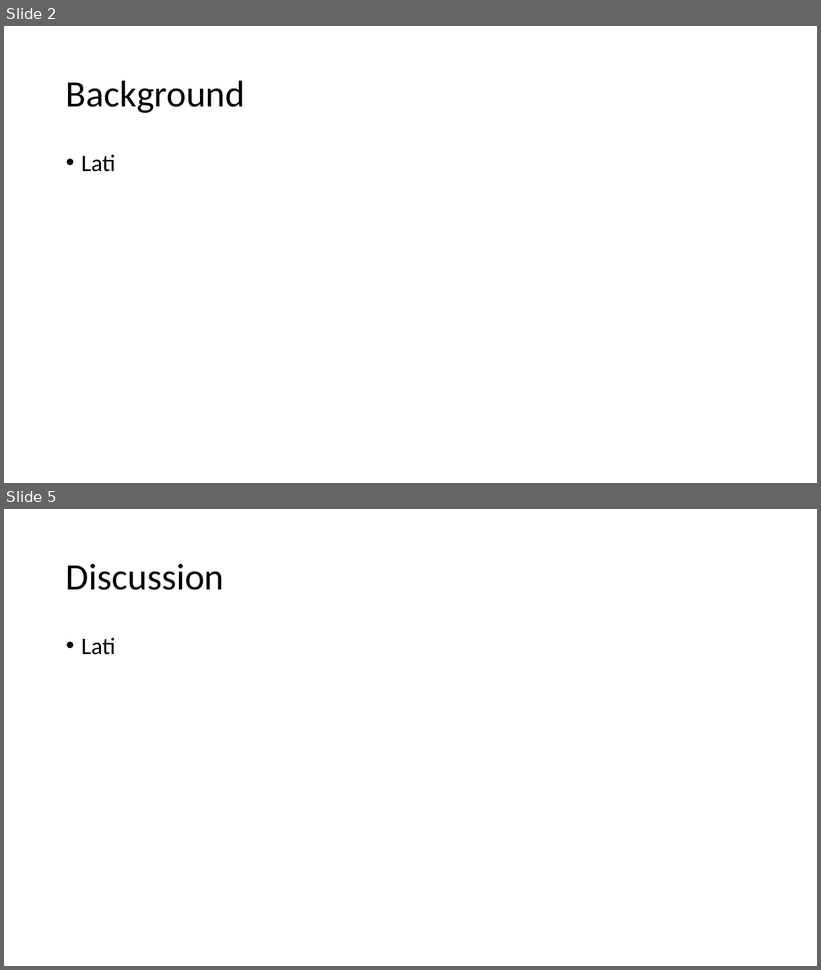
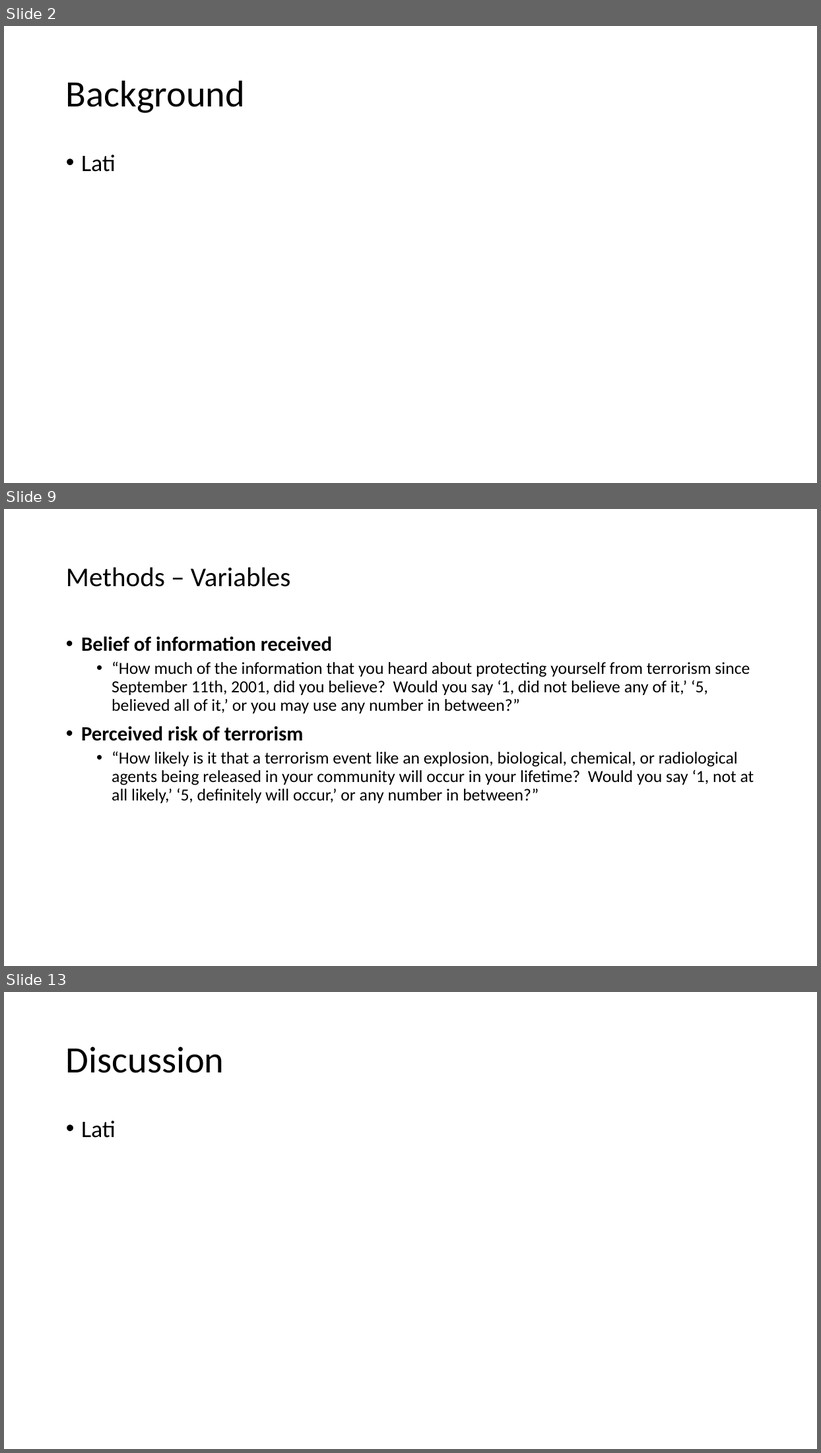
Before and after one commit to ska247/ADA-Final-Project, a slide deck: ADA Presentation.pptx. Shown one above the other, each under a label of ours: slides 2 and 5 before the commit, slides 2, 9 and 13 after it; the slides between them are not shown. The pictures are 821x970 and 821x1453 pixels, drawn with LibreOffice and Linux fonts; fonts in the diff are those of the drawing. Boxes give left, top, right and bottom in pixels: in the first picture for what was removed or moved away, otherwise in the second. Text is boxed around its words. In the diff, an @@ line names an element or a change of style, - is before the commit and + after.

```diff
--- a/ADA Presentation.pptx
+++ b/ADA Presentation.pptx
@@ slide 9 added at [4, 509, 817, 966], background #FFFFFF @@
@@ title added at [66, 567, 291, 587], 32 pt, text #000000 @@
+Methods – Variables
@@ text added at [81, 636, 754, 803], 20 pt, text #000000 @@
+• Belief of information received
+  • “How much of the information that you heard about protecting yourself from terrorism since September 11th, 2001, did you believe? Would you say ‘1, did not believe any of it,’ ‘5, believed all of it,’ or you may use any number in between?”
+• Perceived risk of terrorism
+  • “How likely is it that a terrorism event like an explosion, biological, chemical, or radiological agents being released in your community will occur in your lifetime? Would you say ‘1, not at all likely,’ ‘5, definitely will occur,’ or any number in between?”
@@ what was slide 5 is now slide 13 @@
```
Also in this commit, not shown: 10 other slides added, 3 slides removed.
